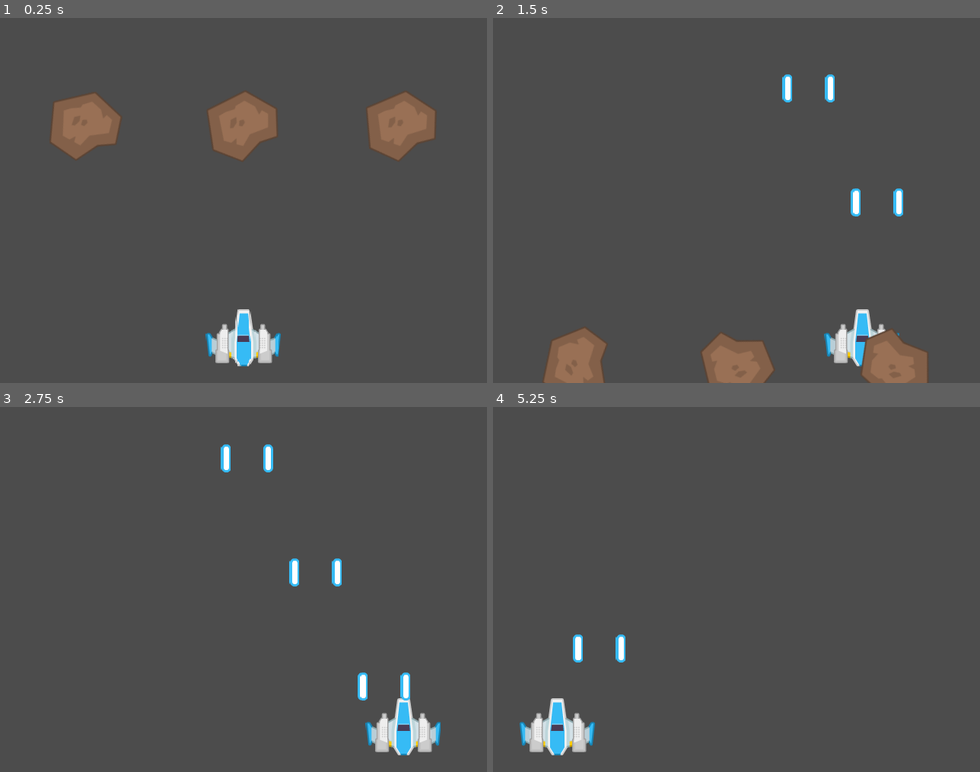
Above: before the commit, frames 1-4 (two rows, left to right).
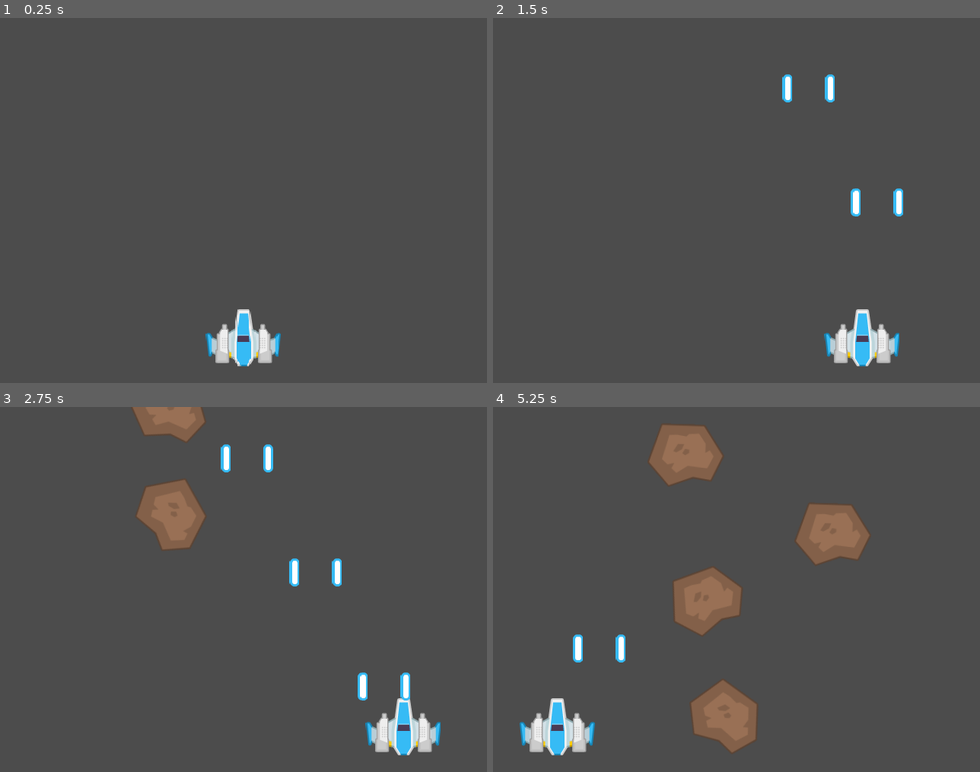
Above: after the commit, the same moments.

Repository: h3rd7/MySpaceShooter
Game: Godot game, scene res://scenes/main.tscn
Two runs of this game, one before a commit and one after it. Both use one fixed random seed, a clock stepped at 60 frames per second and the inputs below.
Inputs:
- Up to frame 1 (0.25 s): no input
- Up to frame 2 (1.5 s): hold Right (right_) 0.53-1.28 s; hold Up (shot_) 0.53-1.28 s; hold Left (left_) from 1.28 s (still down); tap Up (shot_) at 1.35 s
- Up to frame 3 (2.75 s): release Left (left_) at 2.03 s; hold Right (right_) from 2.03 s (still down); hold Up (shot_) from 2.03 s (still down)
- Up to frame 4 (5.25 s): release Up (shot_) at 2.78 s; tap Up (shot_) at 2.85, 4.35 s; release Right (right_) at 3.53 s; hold Up (shot_) 3.53-4.28 s; hold Left (left_) from 3.53 s (still down); hold Up (shot_) from 5.03 s (still down)

The runs differ from the first frame. In frame 1, 5.5% of the frame differs, in the area x 10-90%, y 20-39%; in frame 2, 4.6%; in frame 3, 2.9%; in frame 4, 7.4%, in the area x 32-78%, y 4-95%.

Commit message:
meteor creator added

Diff:
--- a/scenes/main.tscn
+++ b/scenes/main.tscn
@@ -1,18 +1,11 @@
 [gd_scene load_steps=3 format=2]
 
 [ext_resource path="res://scenes/spaceship.tscn" type="PackedScene" id=1]
-[ext_resource path="res://scenes/meteor.tscn" type="PackedScene" id=2]
+[ext_resource path="res://scenes/meteor_spawner.tscn" type="PackedScene" id=2]
 
 [node name="main" type="Node"]
 
 [node name="spaceship" parent="." instance=ExtResource( 1 )]
 position = Vector2( 320, 420 )
 
-[node name="meteor" parent="." instance=ExtResource( 2 )]
-position = Vector2( 112, 80 )
-
-[node name="meteor2" parent="." instance=ExtResource( 2 )]
-position = Vector2( 320, 80 )
-
-[node name="meteor3" parent="." instance=ExtResource( 2 )]
-position = Vector2( 528, 80 )
+[node name="meteor_spawner" parent="." instance=ExtResource( 2 )]
--- /dev/null
+++ b/scenes/meteor_spawner.tscn
@@ -0,0 +1,6 @@
+[gd_scene load_steps=2 format=2]
+
+[ext_resource path="res://scripts/meteor_spawner.gd" type="Script" id=1]
+
+[node name="meteor_spawner" type="Node"]
+script = ExtResource( 1 )
--- /dev/null
+++ b/scripts/meteor_spawner.gd
@@ -0,0 +1,16 @@
+extends Node
+
+var pre_meteor = preload("res://scenes/meteor.tscn")
+var interval = 2
+
+func _ready():
+	set_process(true)
+
+func _process(delta):
+	if interval > 0:
+		interval -= delta
+	else:
+		interval = rand_range(0.3, 1)
+		var meteor = pre_meteor.instance()
+		meteor.set_position(Vector2(rand_range(30, 610), -40))
+		get_owner().add_child(meteor)
